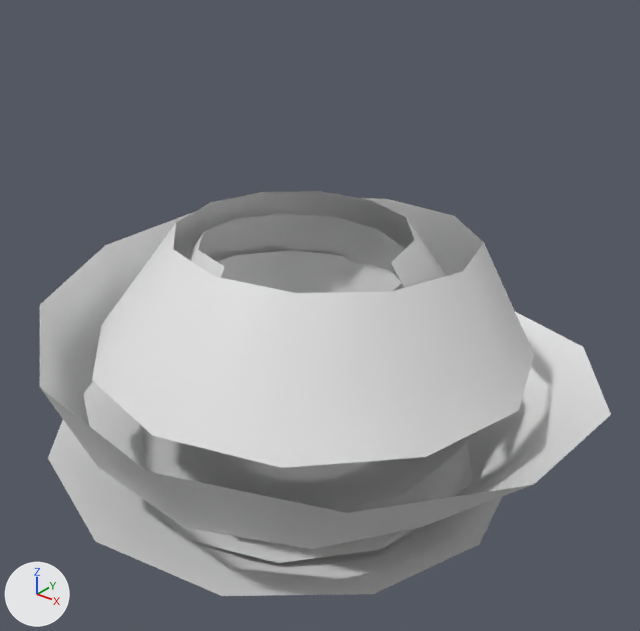
One commit to the FBX model Assets/Development/effect/001_kxsg/model/luoxuanxian_001.FBX: the scene before it, then after it.
One viewpoint serves both versions: a 50 mm camera at (1.038, -1.25, 0.91) aimed at (0.042, -0.005, 0.138). Arrows for +X, +Y and +Z are at lower left; the lights stay in place.

Objects in the first picture: 'luoxuanxian_001'.
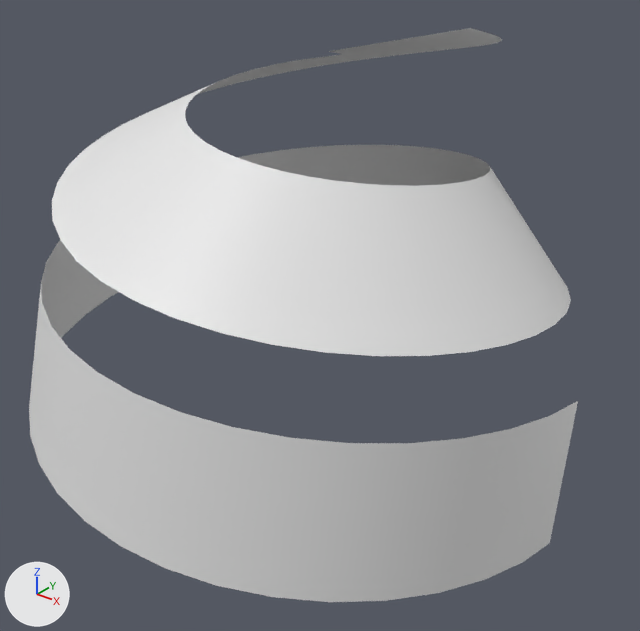
Changed parts and their boxes (x1, y1, x2, y2) in the pictures (640 x 631 px):
'luoxuanxian_001', reshaped, rescaled (42% taller): before (40, 191, 611, 596); after (29, 28, 578, 602)
part 1 of me_mesh, deleted: before (40, 191, 611, 596)
part 2 of me_mesh, added: after (29, 28, 578, 602)

Edits to the bpy script that builds the scene:
```text
Change me_mesh:
    used by ob_luoxuanxian_001; location = (0.0, 0.0, 0.0); scale = (0.455, 0.455, 0.455)
    remove me_mesh.from_pydata(...)  # 184 vertices, 182 faces; spans x -1.24..1.29, y -1.22..1.31, z -0.63..0.69
    add me_mesh.from_pydata(...)  # 162 vertices, 160 faces; spans x -54.69..58.31, y -56.42..52.75, z -14.15..70.93
    me_mesh part 1: 184 vertices removed from x -1.24..1.29, y -1.22..1.31, z -0.63..0.69
    me_mesh part 2: 162 vertices added at x -54.69..58.31, y -56.42..52.75, z -14.15..70.93
    me_mesh part 3: the surface is now shaded flat
Change ob_luoxuanxian_001:
    ob_luoxuanxian_001.scale: (0.455, 0.455, 0.455) -> (0.01, 0.01, 0.01)
```
